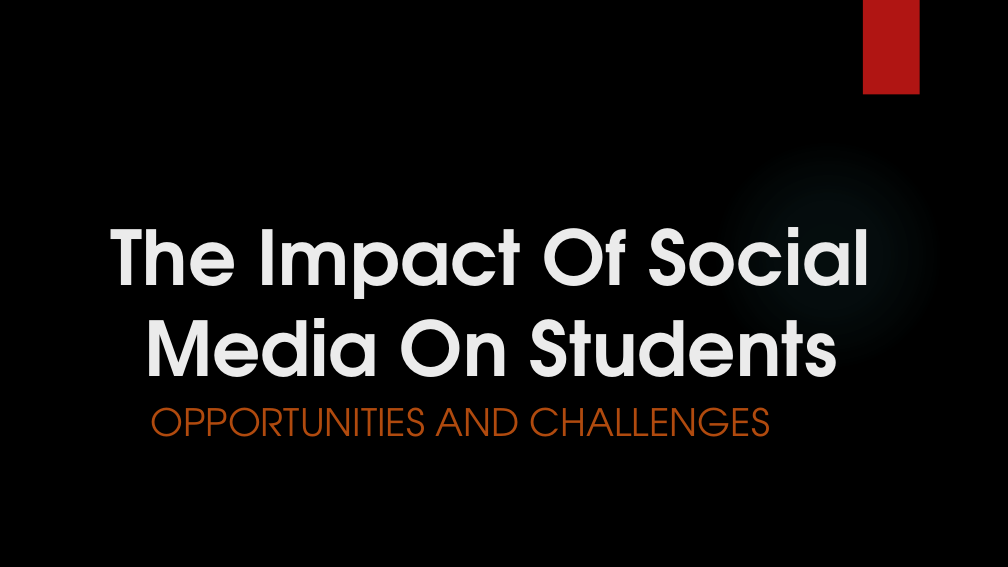
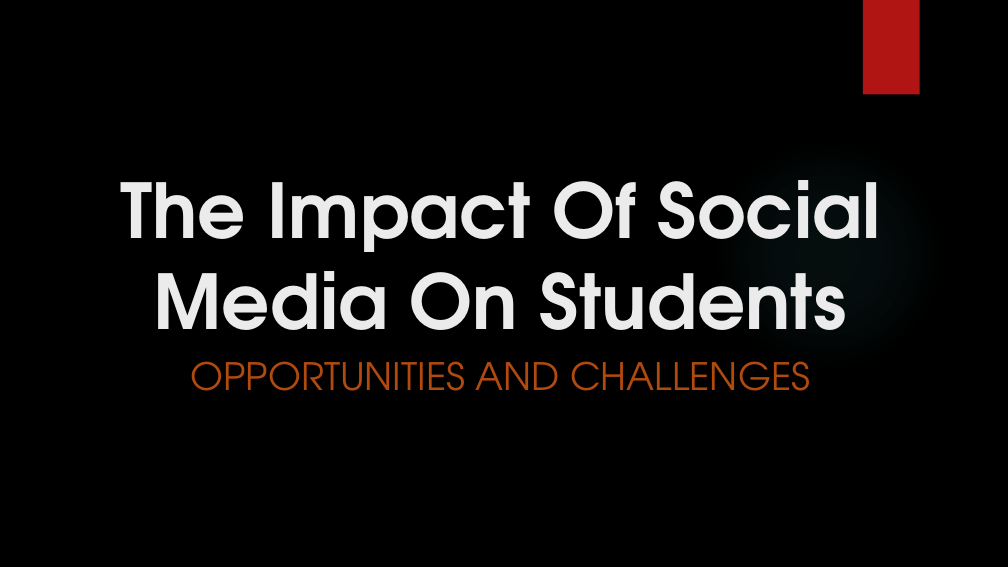
Before and after one commit to mohammad-saif09/week3repo, a slide deck: slide 1 of The Impact Of Social Media On Students.pptx. Drawn at 1008x567 pixels with LibreOffice and Linux fonts; fonts in the diff are those of the drawing; background and template pictures are left out. Boxes give left, top, right and bottom in pixels: in the first picture for what was removed or moved away, otherwise in the second. Text is boxed around its words. In the diff, an @@ line names an element or a change of style, - is before the commit and + after.

```diff
--- a/The Impact Of Social Media On Students.pptx
+++ b/The Impact Of Social Media On Students.pptx
@@ title "The Impact Of Social Media ...": place and size @@
-title "The Impact Of Social Media ..." at (111,227,870,377)
+title "The Impact Of Social Media ..." at (121,180,880,330)
@@ subtitle "OPPORTUNITIES AND CHALLENGES": place and size @@
-subtitle "OPPORTUNITIES AND CHALLENGES" at (151,407,770,437)
+subtitle "OPPORTUNITIES AND CHALLENGES" at (191,361,810,391)
```
Also in this commit, not shown: 1 slide added.
